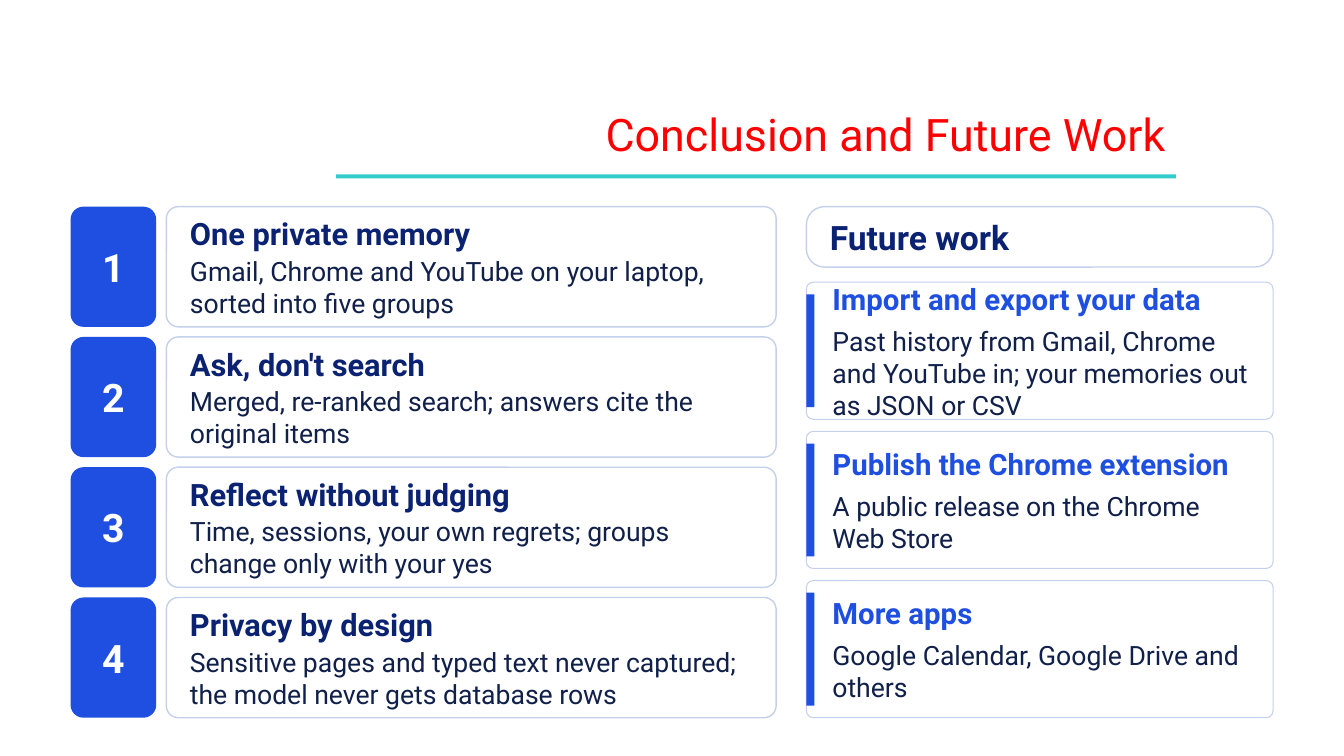
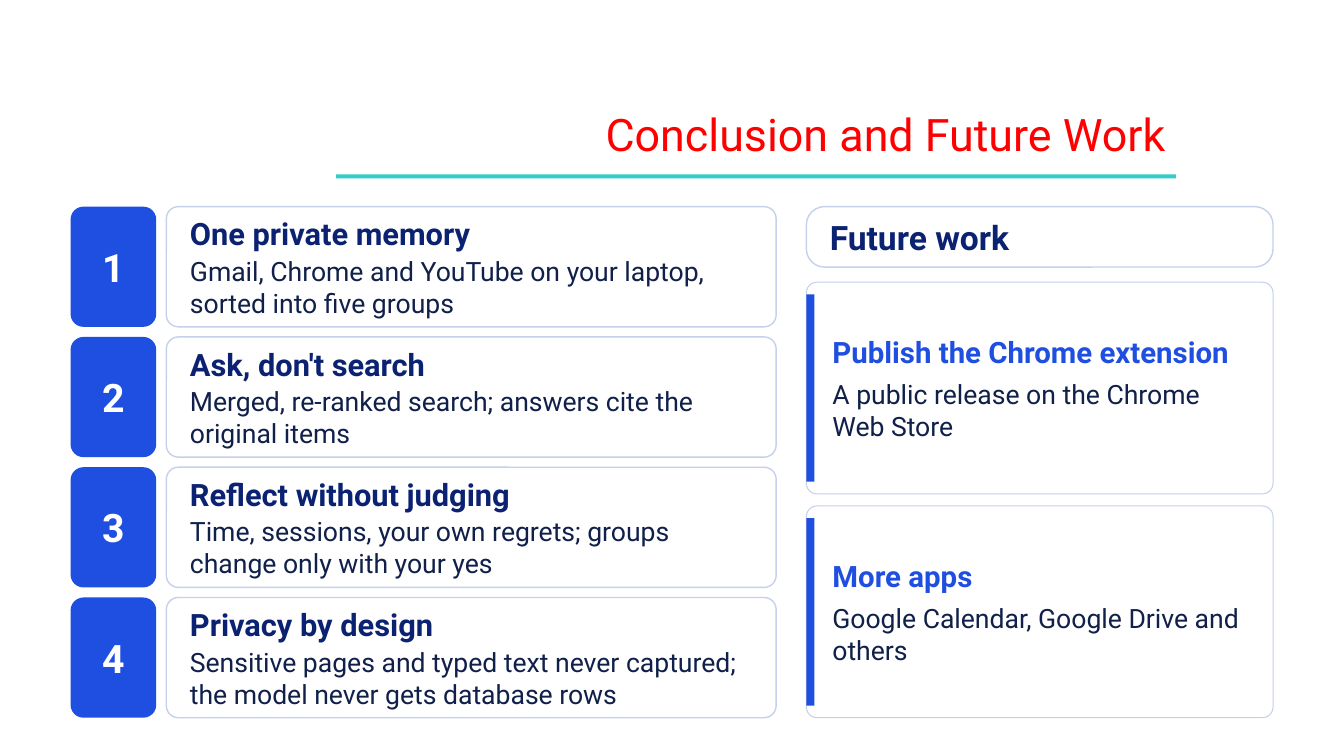
Before and after one commit to Shehzaad-khan/Efficient-Contextualized-History-Orchestrator-E.C.H.O, a slide deck: slide 17 of docs/Phase III/ECHO_Phase3_Review3.pptx (slide 18 before the commit). Drawn at 1344x756 pixels with LibreOffice and Linux fonts; fonts in the diff are those of the drawing; background and template pictures are left out. Boxes give left, top, right and bottom in pixels: in the first picture for what was removed or moved away, otherwise in the second. Text is boxed around its words. In the diff, an @@ line names an element or a change of style, - is before the commit and + after.

Commit message:
feat: Implement E.C.H.O Desktop Extension with logo and server integration
- Added a new desktop extension for E.C.H.O, including a manifest file, launch script, and logo.
- Updated README to include installation instructions for the desktop extension.
- Refactored server code to support the new extension and included the E.C.H.O logo in the handshake.
- Created a build script to package the extension into a .mcpb file.
- Enhanced integration tests to verify the presence of the logo in the server handshake.
- Revised slide text draft to clarify the E.C.H.O functionality and scope.

```diff
--- a/docs/Phase III/ECHO_Phase3_Review3.pptx
+++ b/docs/Phase III/ECHO_Phase3_Review3.pptx
@@ rounded rectangle: place and size @@
-rounded rectangle at <box>807,282,1273,419</box>
+rounded rectangle at <box>807,282,1273,494</box>
@@ rectangle: place and size @@
-rectangle at <box>807,294,815,407</box>
+rectangle at <box>807,294,815,482</box>
@@ text "Publish the Chrome extension": place and size @@
-text "Publish the Chrome extension" at <box>832,453,1229,549</box>
+text "Publish the Chrome extension" at <box>832,341,1229,437</box>
@@ text removed at <box>832,288,1247,420</box> @@
-Import and export your data
-Past history from Gmail, Chrome and YouTube in; your memories out as JSON or CSV
@@ rounded rectangle: place and size @@
-rounded rectangle at <box>807,432,1273,569</box>
+rounded rectangle at <box>807,506,1273,718</box>
@@ rectangle: place and size @@
-rectangle at <box>807,444,815,557</box>
+rectangle at <box>807,518,815,706</box>
@@ text "More apps": place and size @@
-text "More apps" at <box>832,603,1239,698</box>
+text "More apps" at <box>832,566,1239,661</box>
@@ rounded rectangle removed at <box>807,581,1273,718</box> @@
@@ rectangle removed at <box>807,593,815,706</box> @@
```
Also in this commit, not shown: 8 other slides changed, 1 slide added, 2 slides removed, 11 other files.
